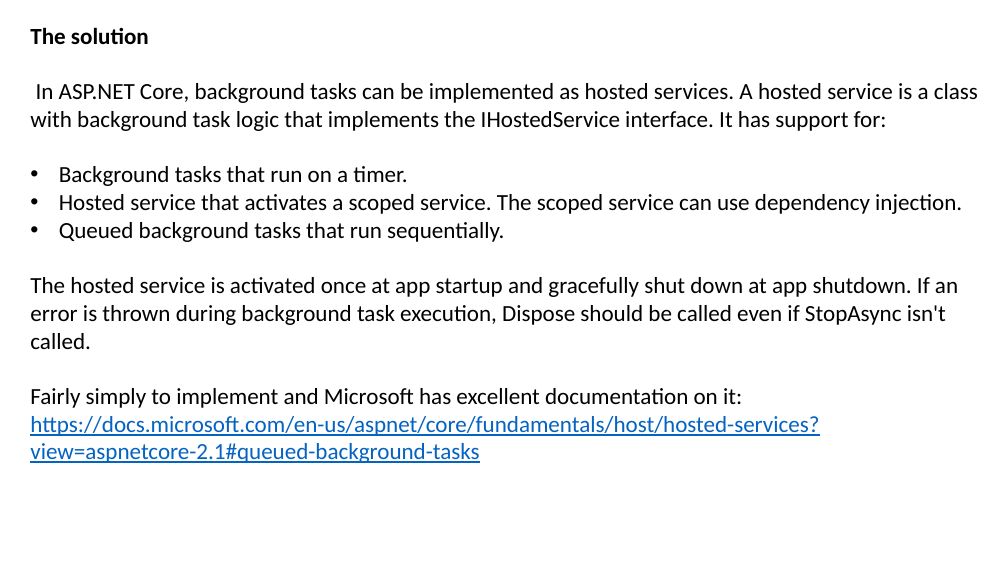
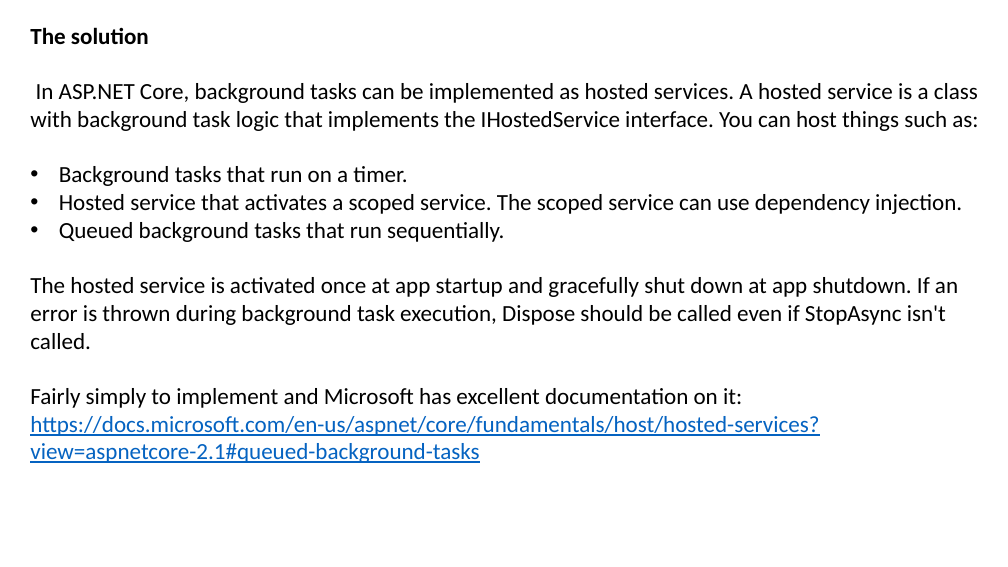
Before and after one commit to JoshKain/AsyncAwaitQuiz, a slide deck: slide 34 of Async and await presentation.pptx (slide 32 before the commit). Drawn at 1008x567 pixels with LibreOffice and Linux fonts; fonts in the diff are those of the drawing. Boxes give left, top, right and bottom in pixels: in the first picture for what was removed or moved away, otherwise in the second. Text is boxed around its words. In the diff, an @@ line names an element or a change of style, - is before the commit and + after.

```diff
--- a/Async and await presentation.pptx
+++ b/Async and await presentation.pptx
@@ text at (30, 83, 978, 131): text changed @@
-In ASP.NET Core, background tasks can be implemented as hosted services. A hosted service is a class with background task logic that implements the IHostedService interface. It has support for:
+In ASP.NET Core, background tasks can be implemented as hosted services. A hosted service is a class with background task logic that implements the IHostedService interface. You can host things such as:
```
Also in this commit, not shown: 4 other slides changed, 7 slides added, 2 other files.
